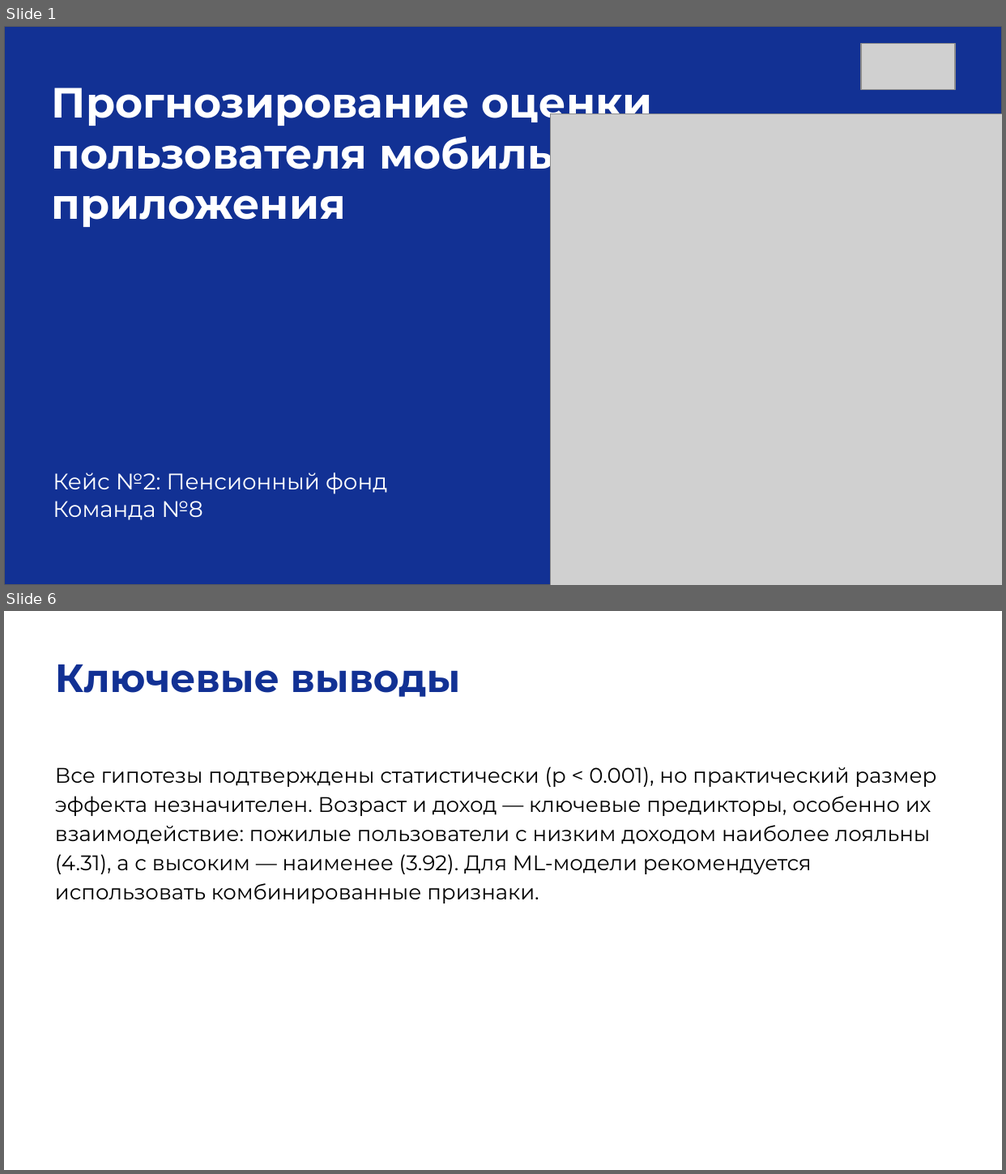
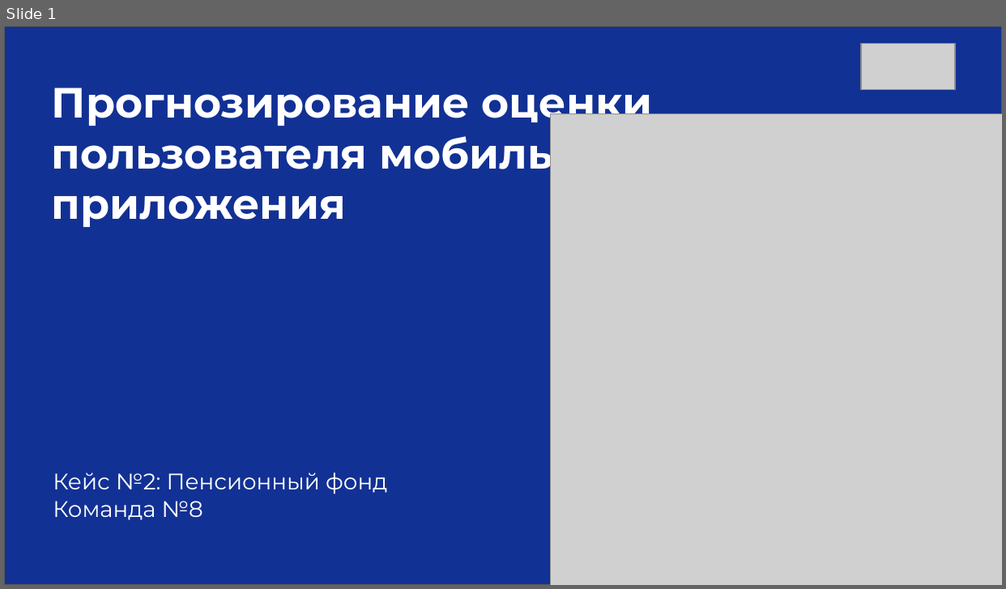
Before and after one commit to smirnoffmg/team-8-case-2, a slide deck: Презентация_CSAT_Команда8.pptx. Shown one above the other, each under a label of ours: slides 1 and 6 before the commit, slide 1 after it; the slides between them are not shown. The pictures are 1006x1174 and 1006x589 pixels, drawn with LibreOffice and Linux fonts; fonts in the diff are those of the drawing; grey boxes stand for pictures. Boxes give left, top, right and bottom in pixels: in the first picture for what was removed or moved away, otherwise in the second. Text is boxed around its words. In the diff, an @@ line names an element or a change of style, - is before the commit and + after.

```diff
--- a/Презентация_CSAT_Команда8.pptx
+++ b/Презентация_CSAT_Команда8.pptx
@@ slide 6 removed at (4, 611, 1002, 1170), background #FFFFFF @@
@@ text removed at (55, 664, 461, 697) @@
-Ключевые выводы
@@ text removed at (55, 767, 936, 903) @@
-Все гипотезы подтверждены статистически (p < 0.001), но практический размер эффекта незначителен. Возраст и доход — ключевые предикторы, особенно их взаимодействие: пожилые пользователи с низким доходом наиболее лояльны (4.31), а с высоким — наименее (3.92). Для ML-модели рекомендуется использовать комбинированные признаки.
```
Also in this commit, not shown: 4 slides changed, 12 slides added, 2 other slides removed, 1 other file.
